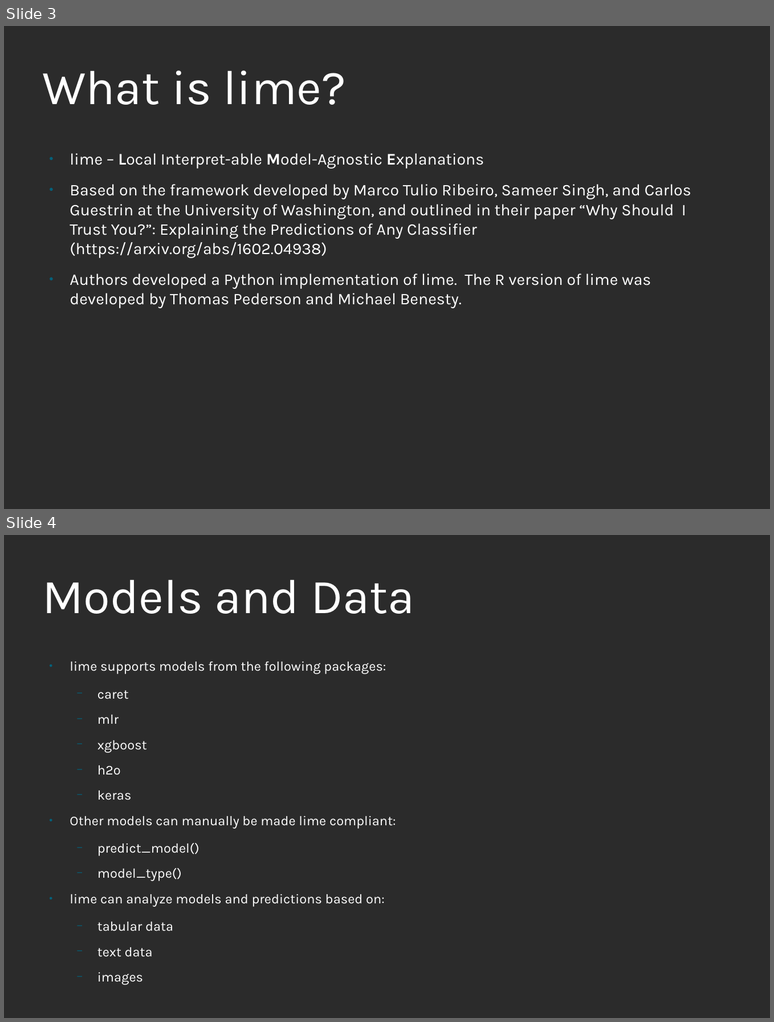
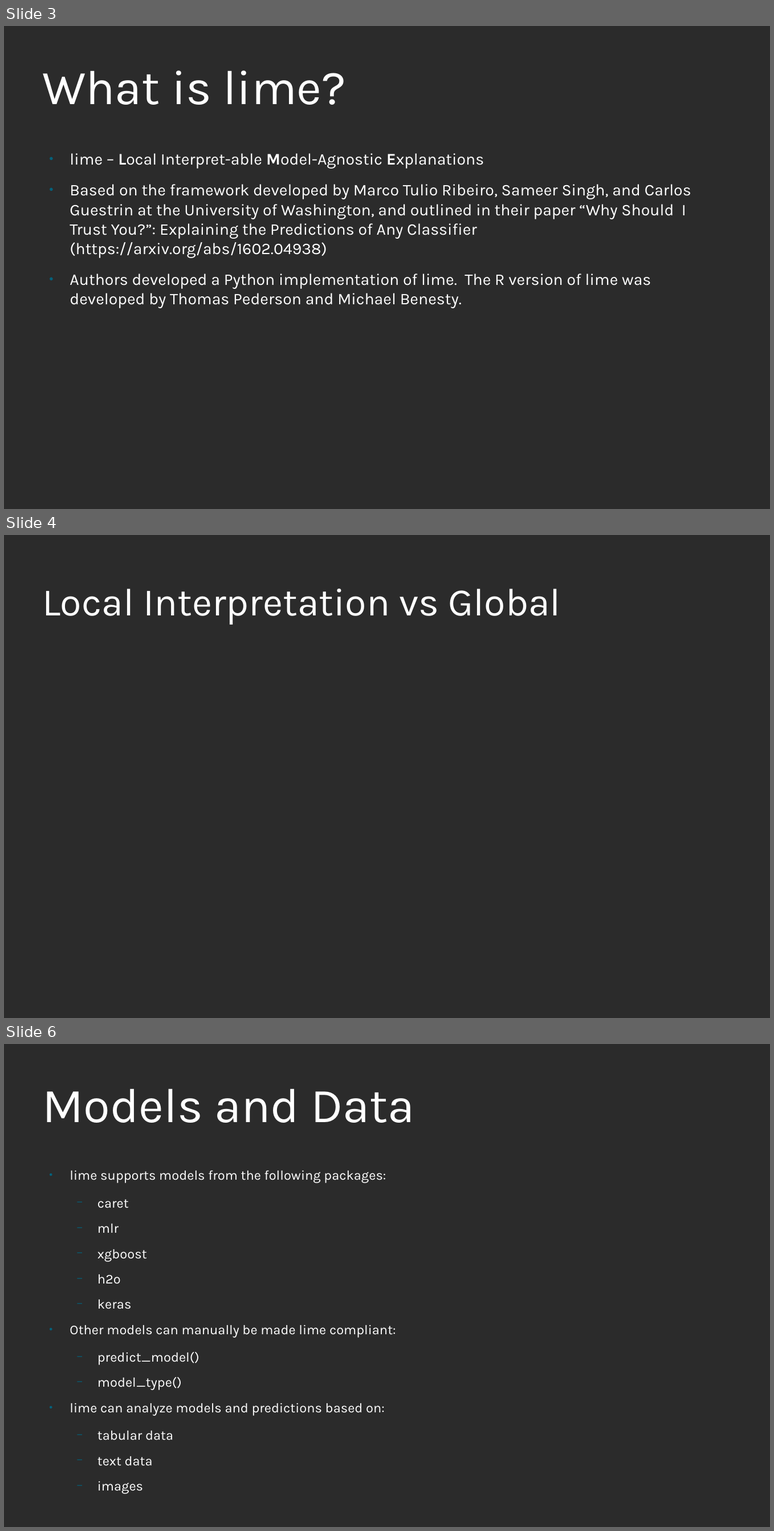
Before and after one commit to mattdube/stl-rug_lime, a slide deck: Slides/stl-rug_lime_01092019.odp. Shown one above the other, each under a label of ours: slides 3 and 4 before the commit, slides 3, 4 and 6 after it; the slides between them are not shown. The pictures are 774x1022 and 774x1531 pixels, drawn with LibreOffice and Linux fonts; fonts in the diff are those of the drawing; background and template pictures are left out; a plain dark background stands for a picture behind light text. Boxes give left, top, right and bottom in pixels: in the first picture for what was removed or moved away, otherwise in the second. Text is boxed around its words. In the diff, an @@ line names an element or a change of style, - is before the commit and + after.

```diff
--- a/Slides/stl-rug_lime_01092019.odp
+++ b/Slides/stl-rug_lime_01092019.odp
@@ slide 4 added at (4, 535, 770, 1018), background picture (left out) @@
@@ title added at (42, 589, 561, 624), 48 pt, text #FFFFFF @@
+Local Interpretation vs Global
@@ what was slide 4 is now slide 6 @@
```
Also in this commit, not shown: 1 slide changed, 6 other slides added, 1 slide removed.
